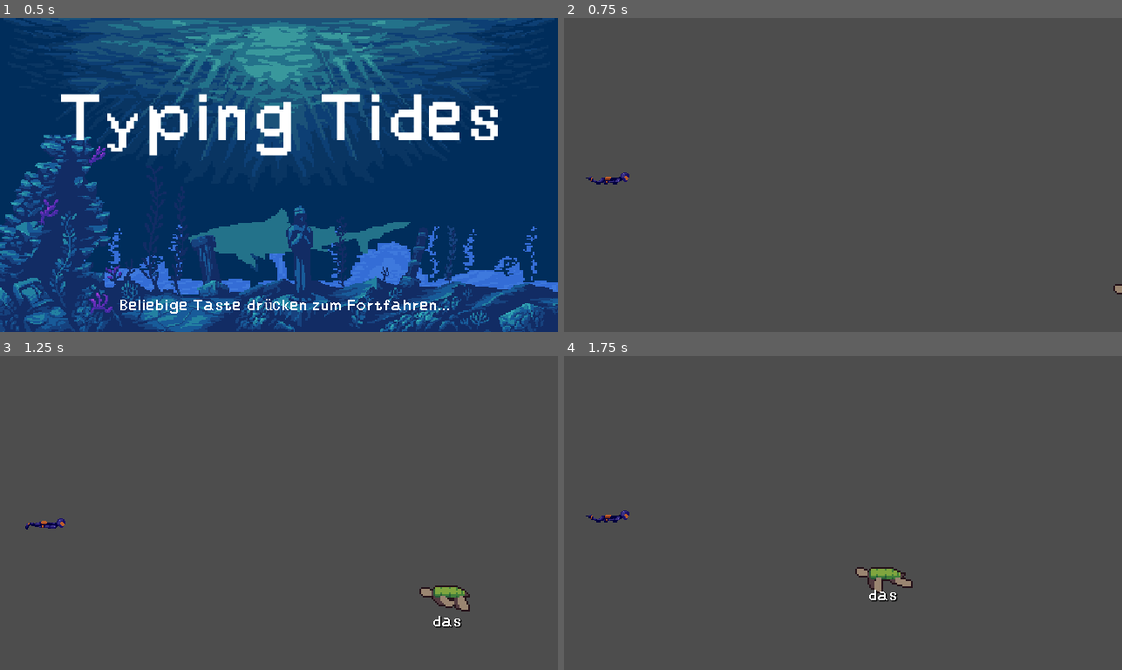
Above: before the commit, frames 1-4 (two rows, left to right).
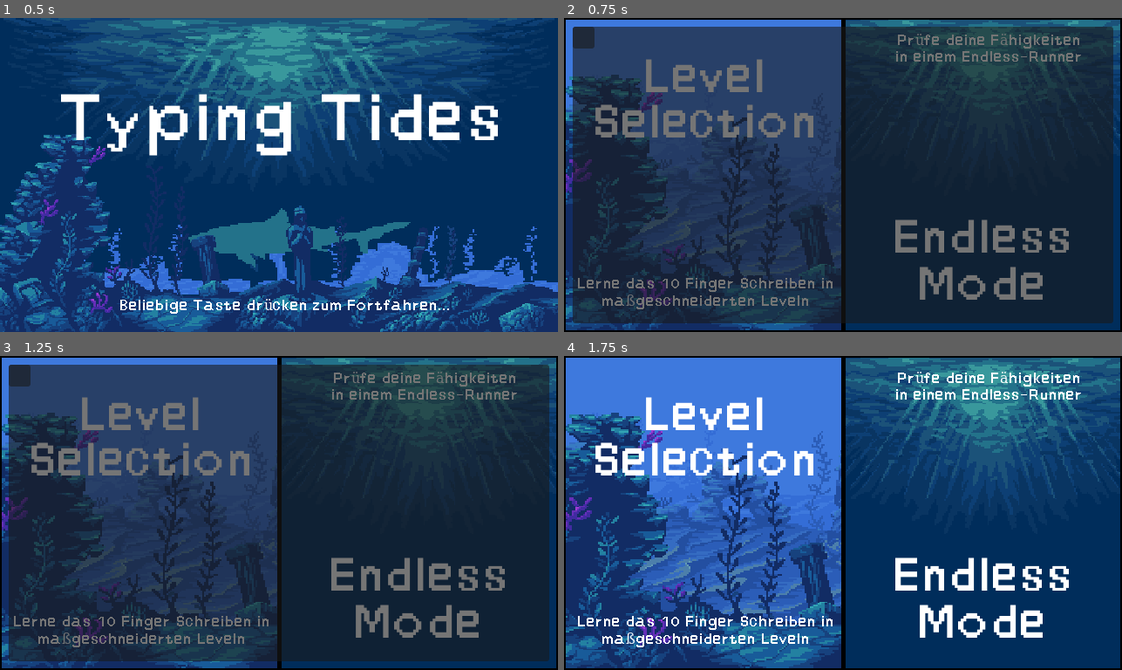
Above: after the commit, the same moments.

Repository: lehmius/typing-tides
Game: Godot game, scene res://scenes/game.tscn
Two runs of this game, one before a commit and one after it. Both use one fixed random seed, a clock stepped at 60 frames per second and the inputs below. The engine's default icon, where the game draws it, is replaced by a stand-in: a white triangle on a blue panel in a dark square.
Inputs (mouse positions are in pixels of both pictures, inside the frame that each line leads up to):
- Up to frame 1 (0.5 s): no input
- Up to frame 2 (0.75 s): tap Enter at 0.5 s; move the mouse to (965, 159) at 0.52 s; click (965, 159) at 0.67 s
- Up to frame 3 (1.25 s): no input
- Up to frame 4 (1.75 s): click (586, 374) at 1.27 s

Frame 1 is identical in both runs. In frame 2, 100% of the frame differs, in the area x 0-100%, y 0-100%; in frame 3, 100%; in frame 4, 100%.
Error before the commit: Out of bounds get index '-1' (on base: 'Array[String]') (res://scripts/game_state_handler.gd:112)
Error after the commit: Parse Error: Could not find type "LevelData" in the current scope. (res://scripts/informational_popup.gd:4)

Commit message:
Added introductory informational popup to mode select.

Diff:
--- a/scenes/mode_select.tscn
+++ b/scenes/mode_select.tscn
@@ -1,7 +1,9 @@
-[gd_scene load_steps=3 format=3 uid="uid://dorm7t51ukd3j"]
+[gd_scene load_steps=5 format=3 uid="uid://dorm7t51ukd3j"]
 
 [ext_resource type="Texture2D" uid="uid://duonw8rod1fqh" path="res://assets/levels/menu_screens/EndlessOrLevel.png" id="1_pskx3"]
 [ext_resource type="Script" uid="uid://cudj1yqtob6bb" path="res://scripts/mode_select.gd" id="1_ydsjw"]
+[ext_resource type="PackedScene" uid="uid://gfm542q4hb66" path="res://scenes/informational_popup.tscn" id="2_eccxc"]
+[ext_resource type="Resource" uid="uid://dcfn0jn00074b" path="res://data/level_data/0-1_informational_text.tres" id="3_q6xnb"]
 
 [node name="ModeSelect" type="Control"]
 layout_mode = 3
@@ -39,3 +41,7 @@
 in einem Endless-Runner"
 horizontal_alignment = 1
 vertical_alignment = 1
+
+[node name="InformationalPopup" parent="." instance=ExtResource("2_eccxc")]
+layout_mode = 1
+info = ExtResource("3_q6xnb")
--- a/scripts/informational_popup.gd
+++ b/scripts/informational_popup.gd
@@ -1,16 +1,17 @@
 extends Control
 class_name InformationalPopup
 
-@export_multiline var text:String = ""
+@export var info: LevelData
 @onready var rich_text_label:RichTextLabel = $Popup/MarginContainer/RichTextLabel
 
 func _ready() -> void:
-	set_text(text)
+	set_text(info.text)
 
 ## Sets the text of the popup panel to the text passed to the function
 ##
 ## @param text: Text to be displayed by the popup panel
 ## @return: void
 func set_text(text:String) -> void:
+	info.text += " " + text
 	rich_text_label.clear()
 	rich_text_label.append_text(text)
--- a/scripts/mode_select.gd
+++ b/scripts/mode_select.gd
@@ -1,7 +1,9 @@
 extends Control
 
+@onready var popup = $InformationalPopup
+
 func _input(event: InputEvent) -> void:
-	if event is InputEventMouseButton and event.is_pressed():
+	if popup == null and event is InputEventMouseButton and event.is_pressed():
 		if event.position.x<=get_viewport().get_visible_rect().size.x/2:
 			SignalBus.loadLevel.emit(-2)
 		else:
